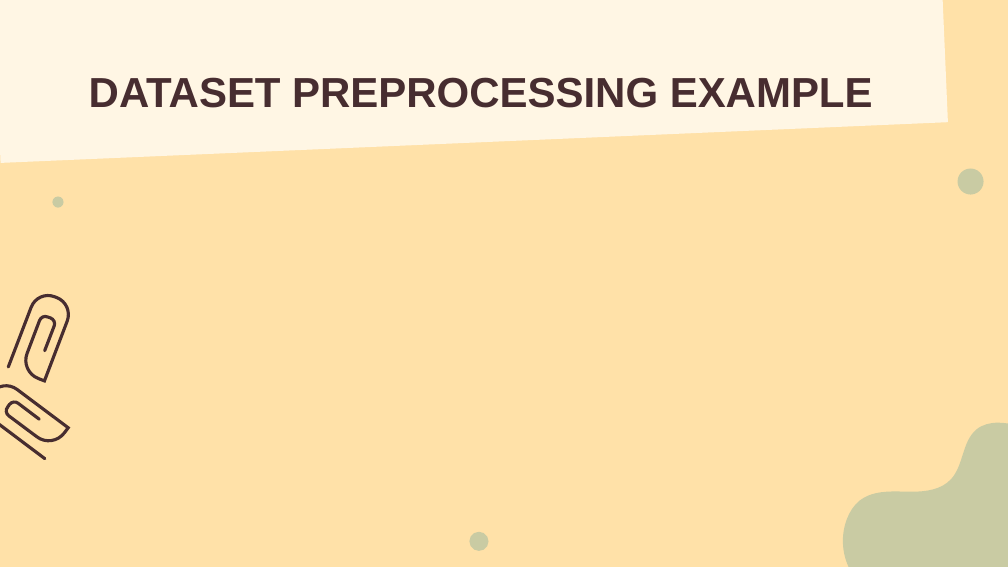
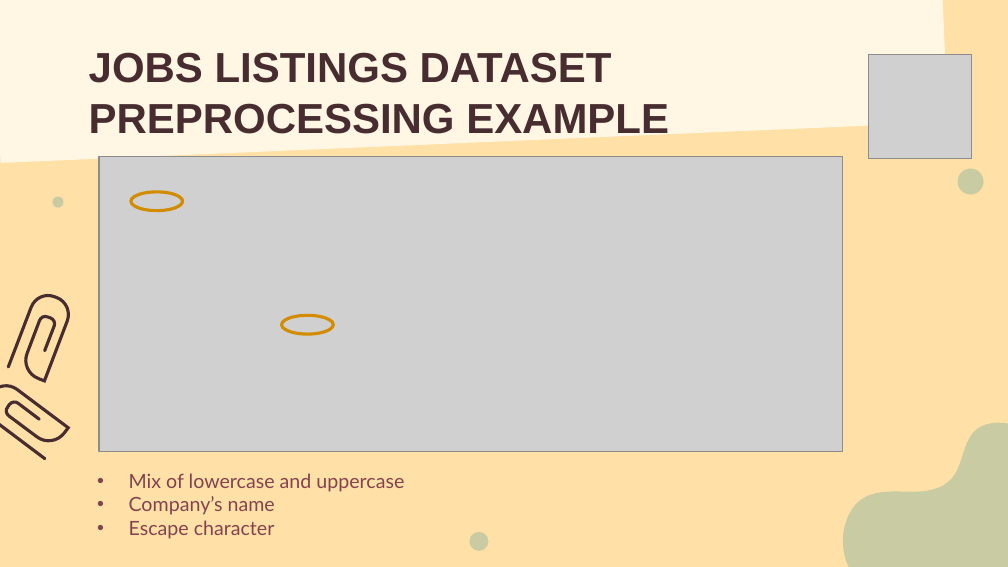
Before and after one commit to LiyanaRoslie/ds-keywords, a slide deck: slide 15 of Capstone_presentation_v1.1.pptx (slide 14 before the commit). Drawn at 1008x567 pixels with LibreOffice and Linux fonts; fonts in the diff are those of the drawing; grey boxes stand for pictures. Boxes give left, top, right and bottom in pixels: in the first picture for what was removed or moved away, otherwise in the second. Text is boxed around its words. In the diff, an @@ line names an element or a change of style, - is before the commit and + after.

```diff
--- a/Capstone_presentation_v1.1.pptx
+++ b/Capstone_presentation_v1.1.pptx
@@ title at box(89, 52, 669, 141): text changed @@
-DATASET PREPROCESSING EXAMPLE
+JOBS LISTINGS DATASET PREPROCESSING EXAMPLE
@@ picture added at box(868, 54, 972, 158) @@
@@ picture added at box(99, 156, 842, 452) @@
@@ ellipse added at box(131, 192, 182, 211), outline #D38B00 2.25 pt @@
@@ ellipse added at box(281, 316, 333, 335), outline #D38B00 2.25 pt @@
@@ text added at box(129, 473, 404, 539), 14 pt, text #83424D @@
+• Mix of lowercase and uppercase
+• Company’s name
+• Escape character
```
Also in this commit, not shown: 2 other slides changed, 3 slides added.
